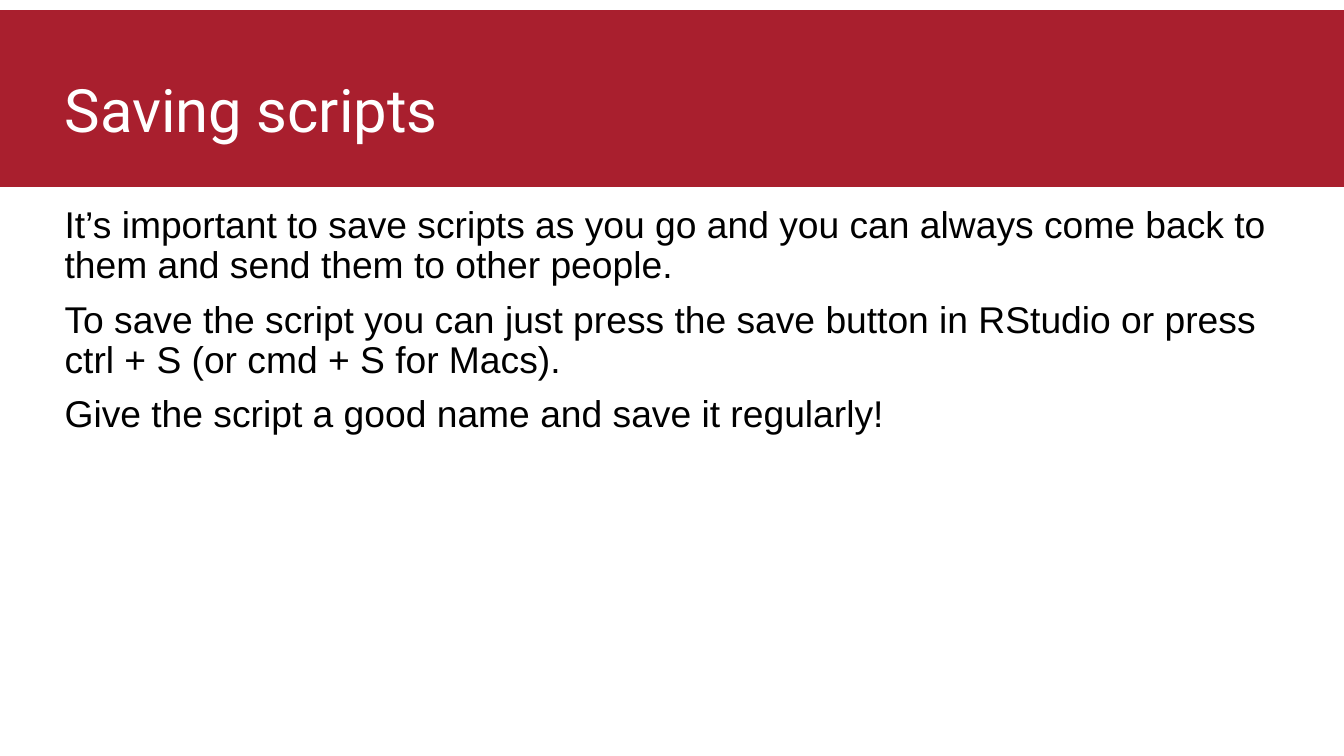
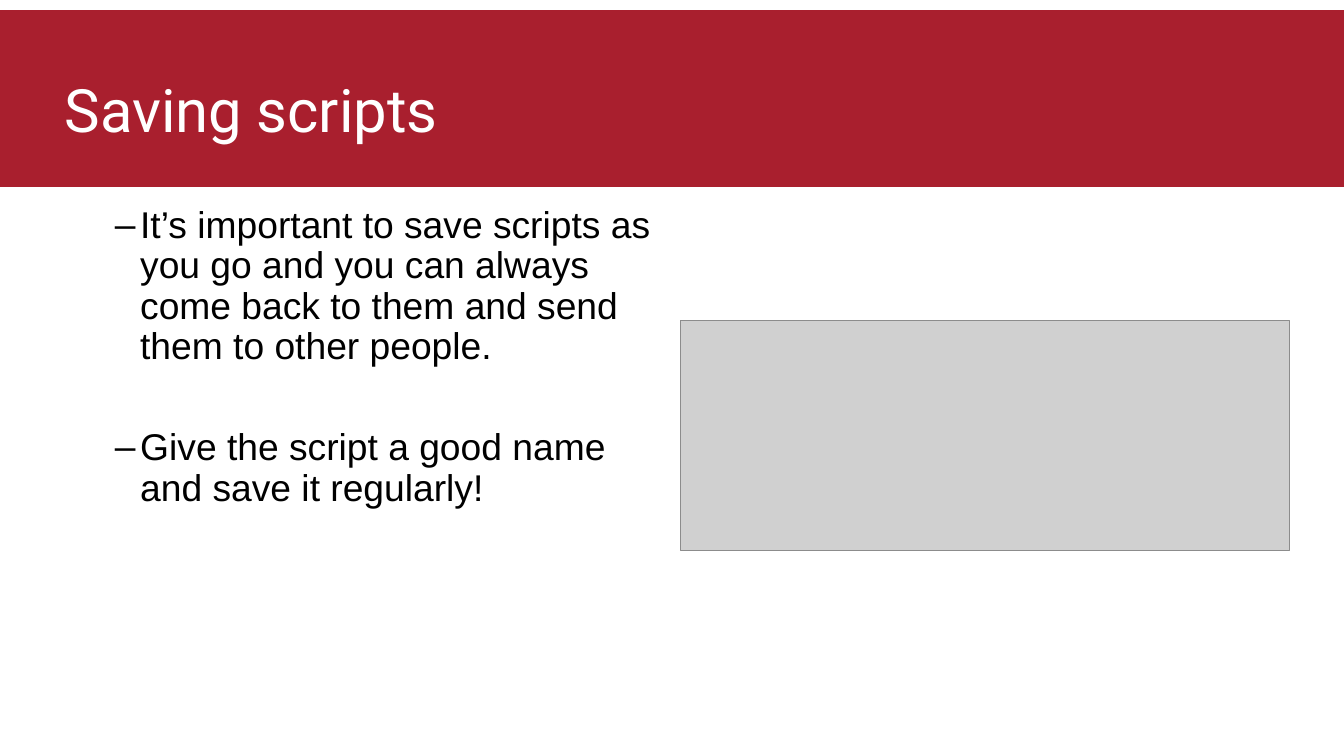
Before and after one commit to thomasbattram/how_to_write_a_script, a slide deck: slide 16 of slides/how_to_write_a_script.pptx (slide 11 before the commit). Drawn at 1344x756 pixels with LibreOffice and Linux fonts; fonts in the diff are those of the drawing; grey boxes stand for pictures; background and template pictures are left out. Boxes give left, top, right and bottom in pixels: in the first picture for what was removed or moved away, otherwise in the second. Text is boxed around its words. In the diff, an @@ line names an element or a change of style, - is before the commit and + after.

Commit message:
updated powerpoint with rstudio screenshots and manually tidied some things to make it look a bit better

```diff
--- a/slides/how_to_write_a_script.pptx
+++ b/slides/how_to_write_a_script.pptx
@@ text "It’s important to save scripts ..." at <box>140,211,650,508</box>: bullet none to –; list level 1 to 2 in "It’s important to save scripts ..."; list level 1 to 2 in "Give the script a good ..." @@
@@ text at <box>65,306,1256,381</box>: paragraph removed @@
-To save the script you can just press the save button in RStudio or press ctrl + S (or cmd + S for Macs).
@@ picture added at <box>681,321,1290,551</box> @@
```
Also in this commit, not shown: 10 other slides changed, 6 slides added, 12 other files.
